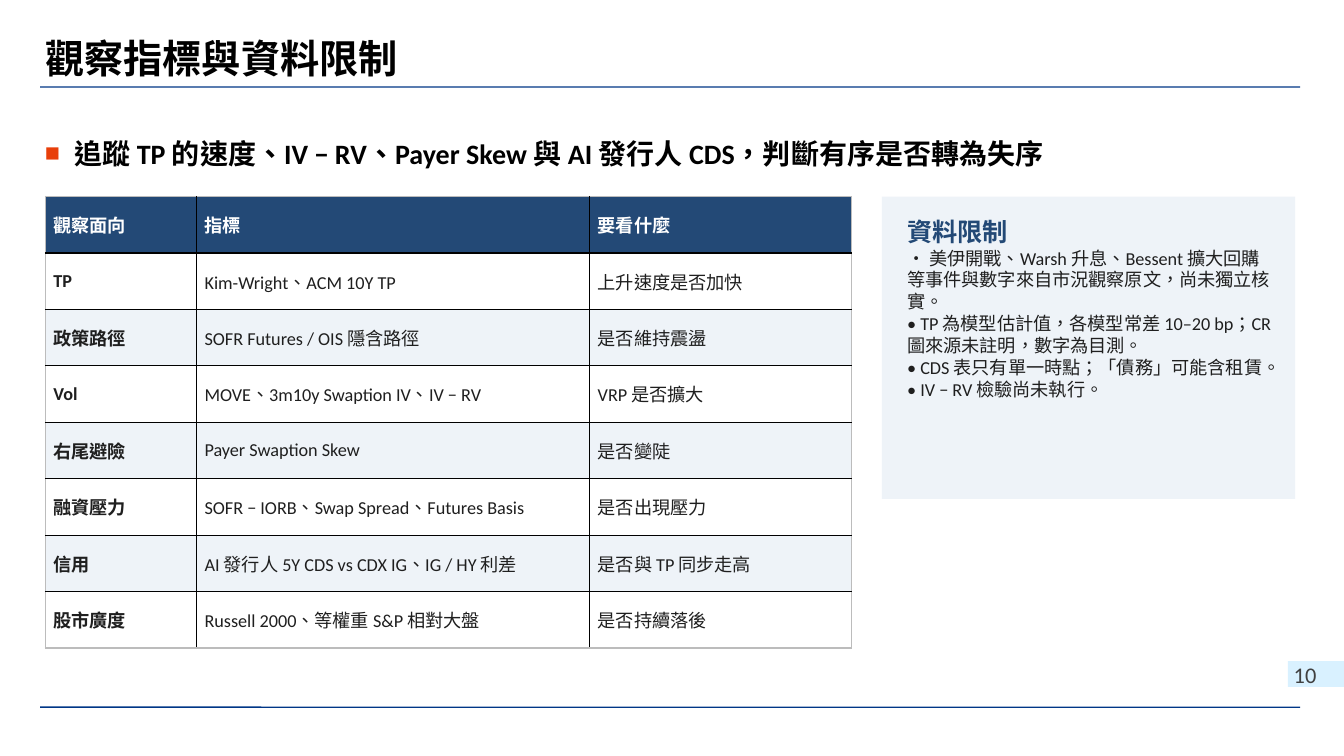
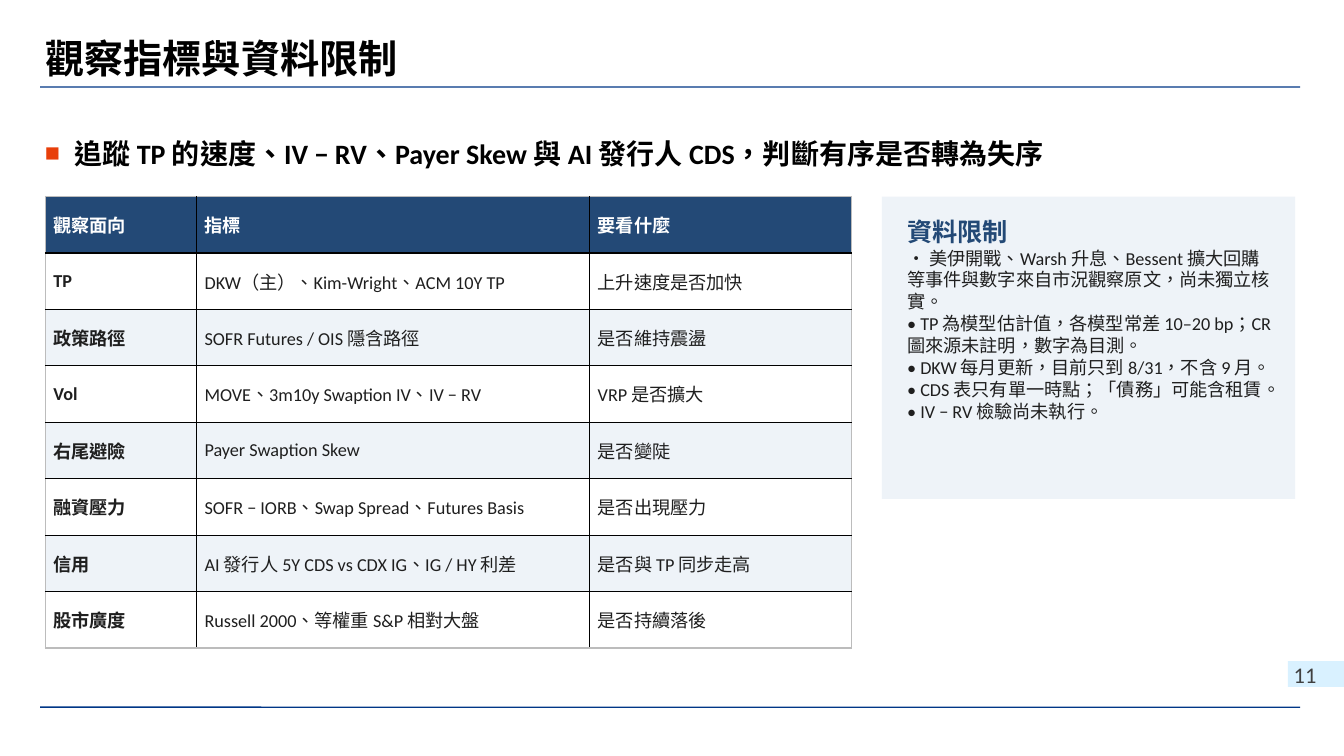
Before and after one commit to wlinoxox/US-Bond-Vol, a slide deck: slide 11 of slides/2026-10-03_us-treasury-vol-regime-change.pptx (slide 10 before the commit). Drawn at 1344x756 pixels with LibreOffice and Linux fonts; fonts in the diff are those of the drawing; background and template pictures are left out. Boxes give left, top, right and bottom in pixels: in the first picture for what was removed or moved away, otherwise in the second. Text is boxed around its words. In the diff, an @@ line names an element or a change of style, - is before the commit and + after.

```diff
--- a/slides/2026-10-03_us-treasury-vol-regime-change.pptx
+++ b/slides/2026-10-03_us-treasury-vol-regime-change.pptx
@@ table at (x1=45, y1=197, x2=852, y2=648) @@
-row 2, column 2: Kim-Wright、ACM 10Y TP
+row 2, column 2: DKW（主）、Kim-Wright、ACM 10Y TP
@@ text at (x1=920, y1=358, x2=1271, y2=376): paragraph added @@
+• DKW 每月更新，目前只到 8/31，不含 9 月。
@@ page number at (x1=1294, y1=668, x2=1317, y2=683): text changed @@
-10
+11
```
Also in this commit, not shown: 3 other slides changed, 1 slide added, 1 other file.
